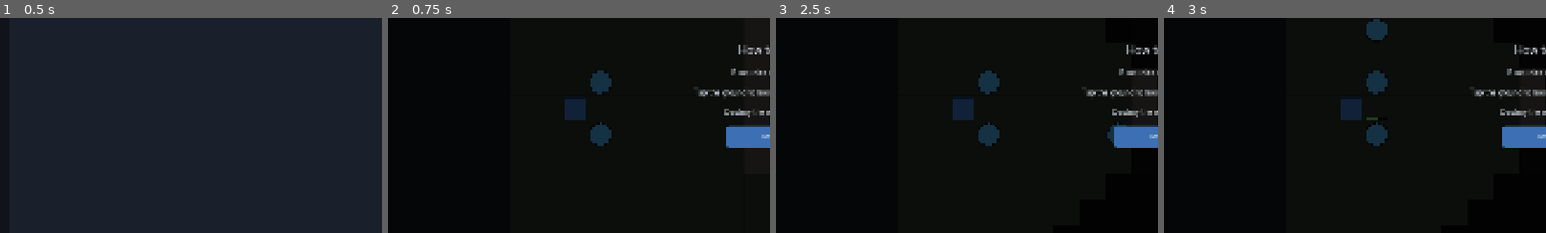
Above: before the commit, frames 1-4 (left to right).
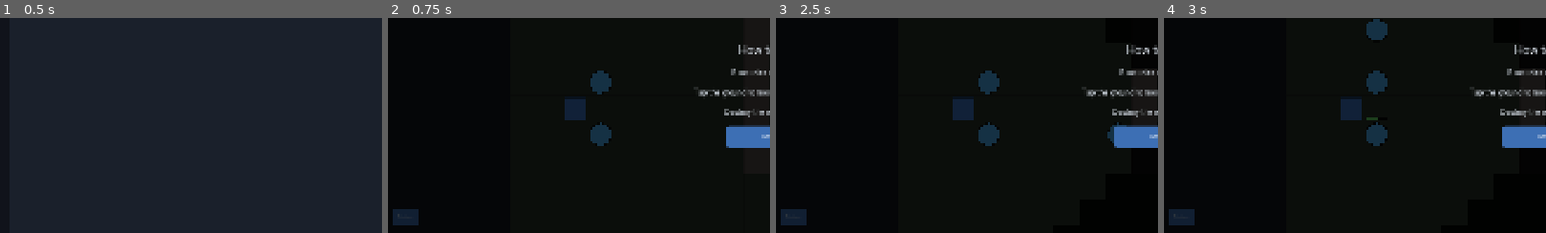
Above: after the commit, the same moments.

Repository: golshandvr-del/Sjalwmbdjdlxl
Game: Godot game, scene res://scenes/custom_games.tscn
Two runs of this game, one before a commit and one after it. Both use one fixed random seed, a clock stepped at 60 frames per second and the inputs below. This scene is started directly instead of the project's main scene.
Inputs (mouse positions are % of the whole screen's width and height, from its top left):
- Up to frame 1 (0.5 s): no input
- Up to frame 2 (0.75 s): click "Play" at 0.5 s
- Up to frame 3 (2.5 s): click (2, 78) at 1.25 s, where only the run after the commit has a clickable "Select"; click "Build Soldier" at 2 s
- Up to frame 4 (3 s): click "Speed x1" at 2.75 s
The pictures show only the part of the screen within x 0-50%, y 32-82%; the shares and areas given below are measured in that part.

Frame 1 is identical in both runs. In frame 2, 0.5% of the frame differs, in the area x 1-8%, y 88-97%; in frame 3, 0.5%; in frame 4, 0.5%.

Commit message:
feat(mobile): build Select toggle button + SelectionBox overlay (MA2)

Diff:
--- a/ui/mobile/game_hud.gd
+++ b/ui/mobile/game_hud.gd
@@ -738,8 +738,34 @@
 	_build_zoom_buttons()
 	_build_control_group_panel()
 	_build_selection_panel()
+	_build_select_mode_widgets()
 	# Apply the initial responsive placement for the current orientation.
 	_apply_responsive_layout()
+
+
+# MA2: build the "Select" toggle button and the translucent selection rectangle.
+# The button sits with the control-group panel (bottom-left, thumb-reachable);
+# the SelectionBox is a full-screen overlay child drawn only while dragging.
+func _build_select_mode_widgets() -> void:
+	# The selection rectangle overlay (hidden until a box drag starts).
+	_selection_box = ColorRect.new()
+	_selection_box.name = "SelectionBox"
+	_selection_box.color = Color(0.3, 0.8, 1.0, 0.25)
+	_selection_box.mouse_filter = Control.MOUSE_FILTER_IGNORE
+	_selection_box.visible = false
+	add_child(_selection_box)
+
+	# The Select-mode toggle button. Placed just above the control-group panel.
+	_select_button = Button.new()
+	_select_button.name = "SelectModeButton"
+	_select_button.text = _local_text("ui.game.select_mode")
+	_select_button.tooltip_text = _local_text("ui.game.select_mode_hint")
+	_select_button.toggle_mode = true
+	_select_button.custom_minimum_size = Vector2(0, 34)
+	_select_button.set_anchors_preset(Control.PRESET_BOTTOM_LEFT)
+	_select_button.position = Vector2(12, -260)
+	_select_button.pressed.connect(_on_select_mode_pressed)
+	add_child(_select_button)
 
 
 # P3.3 (R12.3): a corner minimap. Anchored bottom-right, above the bottom bar.
